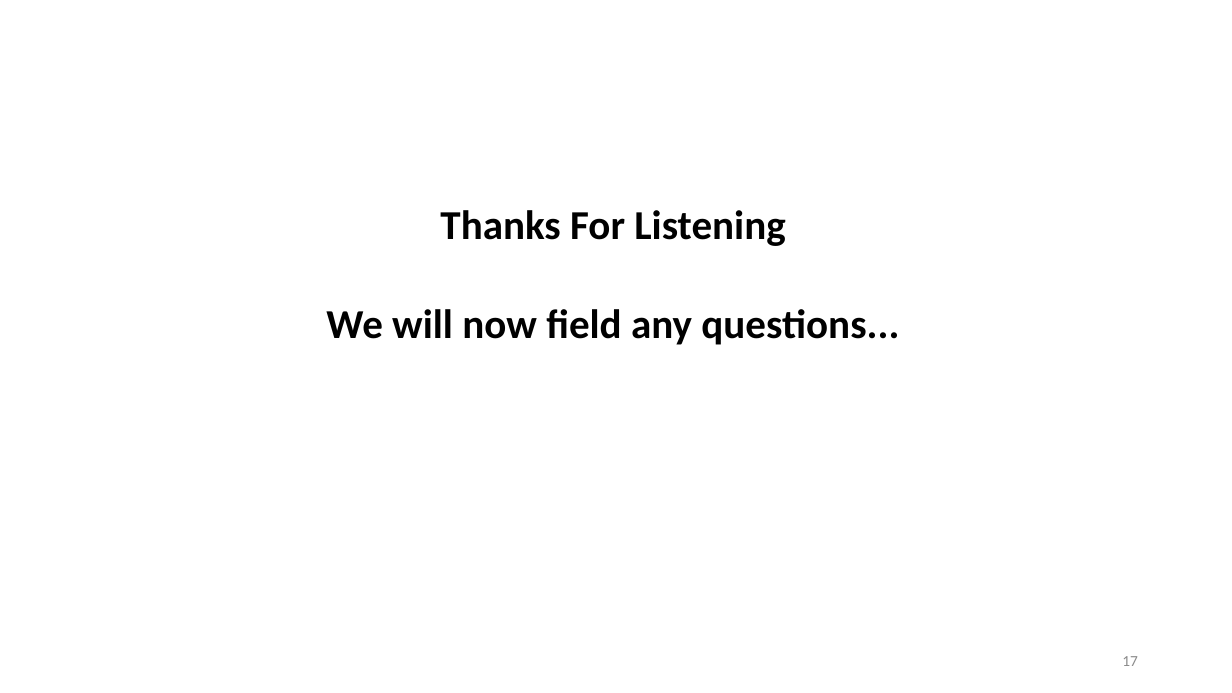
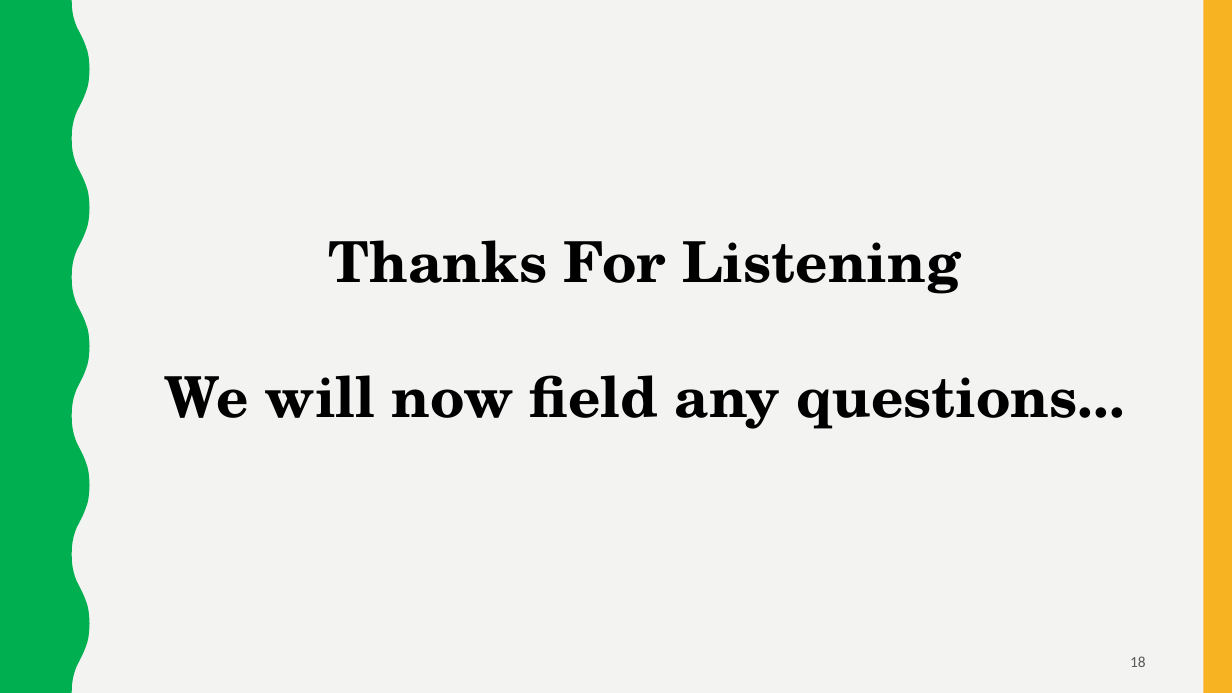
Before and after one commit to scoall/smart-plant, a slide deck: slide 18 of Smart Eco SystemBlankBGEdited.pptx (slide 17 before the commit). Drawn at 1232x693 pixels with LibreOffice and Linux fonts; fonts in the diff are those of the drawing. Boxes give left, top, right and bottom in pixels: in the first picture for what was removed or moved away, otherwise in the second. Text is boxed around its words. In the diff, an @@ line names an element or a change of style, - is before the commit and + after.

```diff
--- a/Smart Eco SystemBlankBGEdited.pptx
+++ b/Smart Eco SystemBlankBGEdited.pptx
@@ background #FFFFFF to #F3F3F2 @@
@@ freeform shape added at (0, 0, 90, 693), fill #00B050 @@
@@ rectangle added at (1203, 0, 1232, 693), fill #F8B323 @@
@@ text "Thanks For Listening": place and size @@
-text "Thanks For Listening" at (326, 210, 899, 345)
+text "Thanks For Listening" at (165, 240, 1125, 429)
@@ text "Thanks For Listening" at (165, 240, 1125, 429): size 32 to 44 pt, font Calibri to TeX Gyre Schola @@
@@ page number at (1130, 656, 1146, 667): text changed; text colour #8C8C8C to #595959 @@
-17
+18
```
Also in this commit, not shown: 16 other slides changed, 1 slide added.
